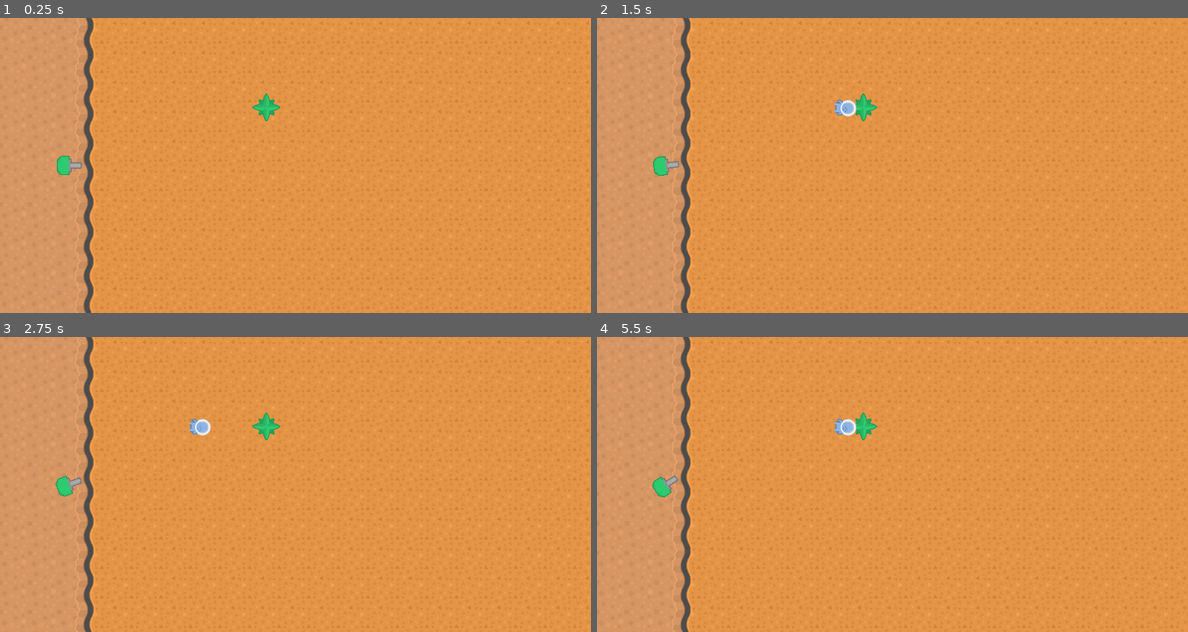
Above: before the commit, frames 1-4 (two rows, left to right).
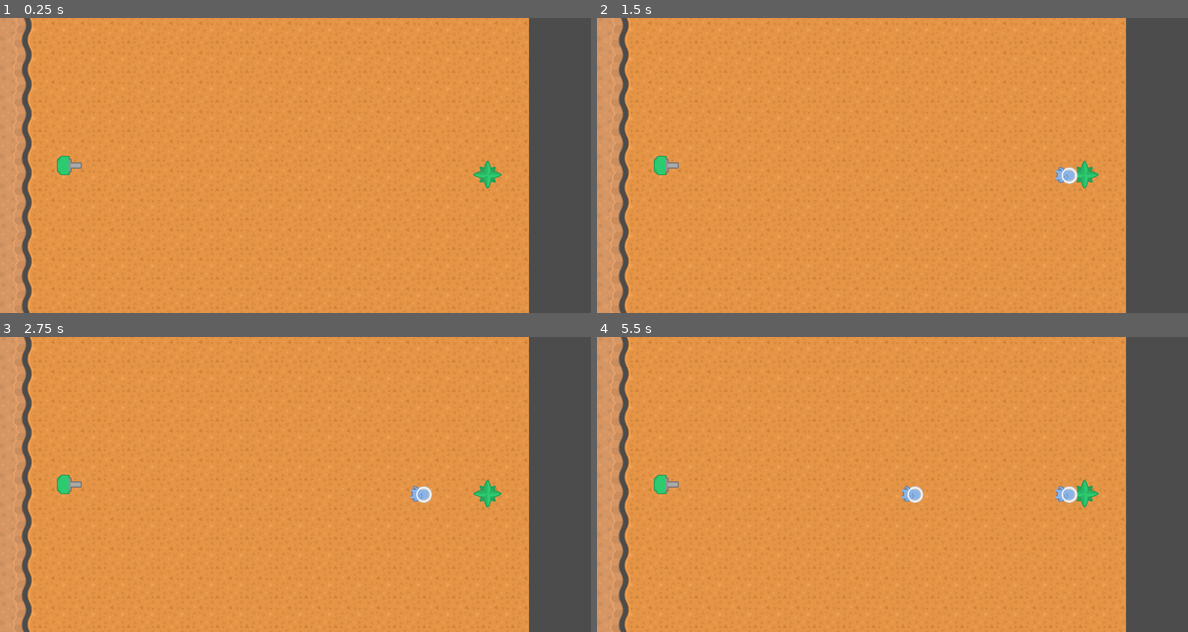
Above: after the commit, the same moments.

Repository: Mynijo/GateDefense
Game: Godot game, scene res://terrain/Map01.tscn
The game is run twice, just before and just after one commit, with the same random seed, the same clock (stepped at 60 frames per second) and the same inputs.
Inputs:
- Up to frame 1 (0.25 s): no input
- Up to frame 2 (1.5 s): tap Enter at 0.5 s
- Up to frame 3 (2.75 s): no input
- Up to frame 4 (5.5 s): no input

The runs differ from the first frame. In frame 1, 22% of the frame differs, in the area x 2-100%, y 0-100%; in frame 2, 23%; in frame 3, 23%; in frame 4, 23%.

Commit message:
Fehlerkorrekturen

Diff:
--- a/Enemy/EnimySpawner.tscn
+++ b/Enemy/EnemySpawner.tscn
@@ -1,10 +1,10 @@
 [gd_scene load_steps=4 format=2]
 
-[ext_resource path="res://EnimySpawner.gd" type="Script" id=1]
+[ext_resource path="res://EnemySpawner.gd" type="Script" id=1]
 [ext_resource path="res://Enemy/EnemyBlue.tscn" type="PackedScene" id=2]
 [ext_resource path="res://media/towerDefense_tilesheet.png" type="Texture" id=3]
 
-[node name="EnimySpawner" type="Node2D" index="0"]
+[node name="EnemySpawner" type="Node2D" index="0"]
 
 script = ExtResource( 1 )
 _sections_unfolded = [ "Transform" ]
--- a/project.godot
+++ b/project.godot
@@ -10,7 +10,7 @@
 
 [application]
 
-config/name="GateDefens"
+config/name="GateDefense"
 run/main_scene="res://terrain/Map01.tscn"
 config/icon="res://icon.png"
 
--- a/terrain/Map01.tscn
+++ b/terrain/Map01.tscn
@@ -2,13 +2,14 @@
 
 [ext_resource path="res://terrain/terrain_tiles.tres" type="TileSet" id=1]
 [ext_resource path="res://Tower/TowerPhy.tscn" type="PackedScene" id=2]
-[ext_resource path="res://Enemy/EnimySpawner.tscn" type="PackedScene" id=3]
+[ext_resource path="res://Enemy/EnemySpawner.tscn" type="PackedScene" id=3]
 [ext_resource path="res://Gate/Gate.tscn" type="PackedScene" id=4]
 
 [node name="Map01" type="Node2D" index="0"]
 
 [node name="TileMap" type="TileMap" parent="." index="0"]
 
+position = Vector2( -134, 0 )
 mode = 0
 tile_set = ExtResource( 1 )
 cell_size = Vector2( 64, 64 )
@@ -32,9 +33,9 @@
 position = Vector2( 150.734, 321.064 )
 detect_radius = 400
 
-[node name="EnimySpawner" parent="." index="2" instance=ExtResource( 3 )]
+[node name="EnemySpawner" parent="." index="2" instance=ExtResource( 3 )]
 
-position = Vector2( 577.468, 193.971 )
+position = Vector2( 1056.47, 339.971 )
 
 [node name="Gate" parent="." index="3" instance=ExtResource( 4 )]
 
Renamed: EnimySpawner.gd -> EnemySpawner.gd
